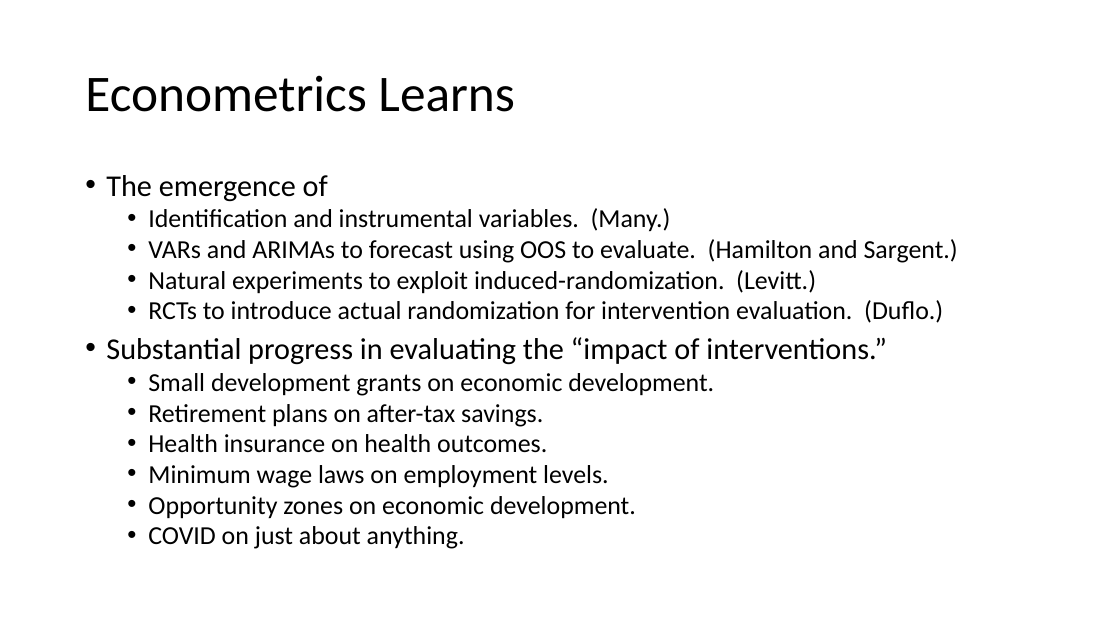
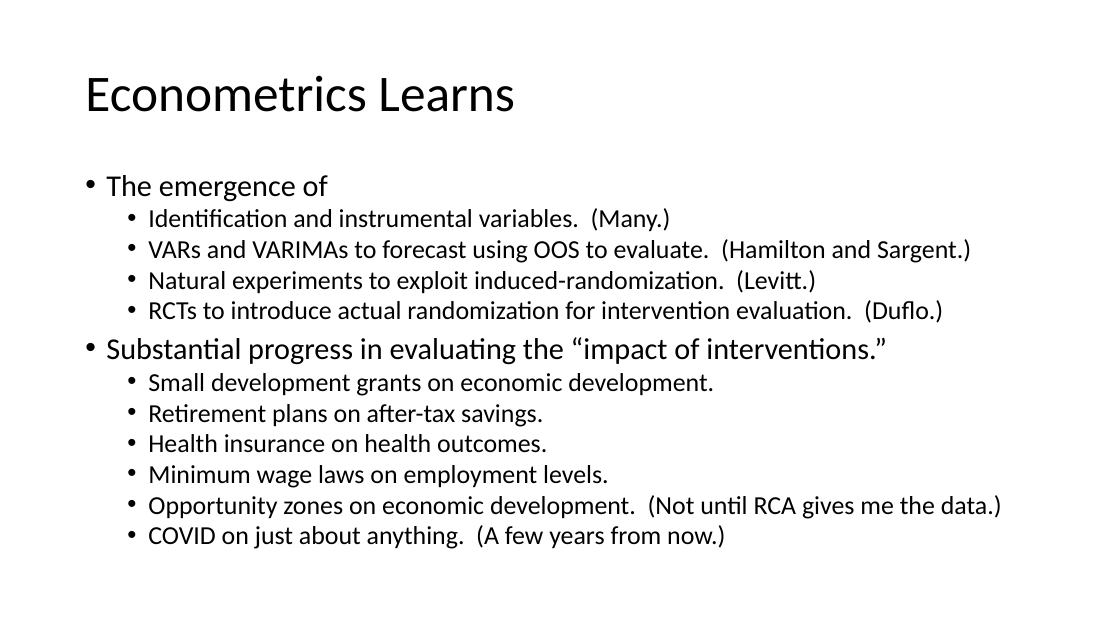
Before and after one commit to thsavage/Public-Presentations, a slide deck: slide 9 of It Ain't AI.pptx. Drawn at 1120x630 pixels with LibreOffice and Linux fonts; fonts in the diff are those of the drawing. Boxes give left, top, right and bottom in pixels: in the first picture for what was removed or moved away, otherwise in the second. Text is boxed around its words. In the diff, an @@ line names an element or a change of style, - is before the commit and + after.

```diff
--- a/It Ain't AI.pptx
+++ b/It Ain't AI.pptx
@@ text at [148, 239, 971, 263]: text changed @@
-  • VARs and ARIMAs to forecast using OOS to evaluate. (Hamilton and Sargent.)
+  • VARs and VARIMAs to forecast using OOS to evaluate. (Hamilton and Sargent.)
@@ text at [148, 495, 1002, 549]: text changed @@
-  • Opportunity zones on economic development.
-  • COVID on just about anything.
+  • Opportunity zones on economic development. (Not until RCA gives me the data.)
+  • COVID on just about anything. (A few years from now.)
```
Also in this commit, not shown: 6 other slides changed.
